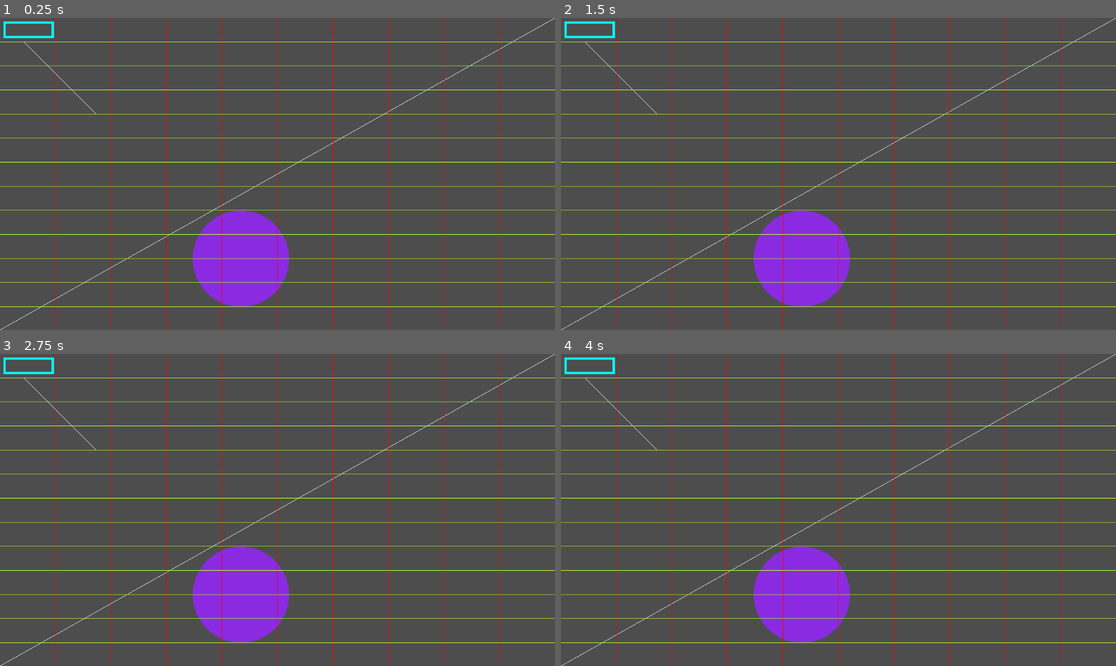
Above: before the commit, frames 1-4 (two rows, left to right).
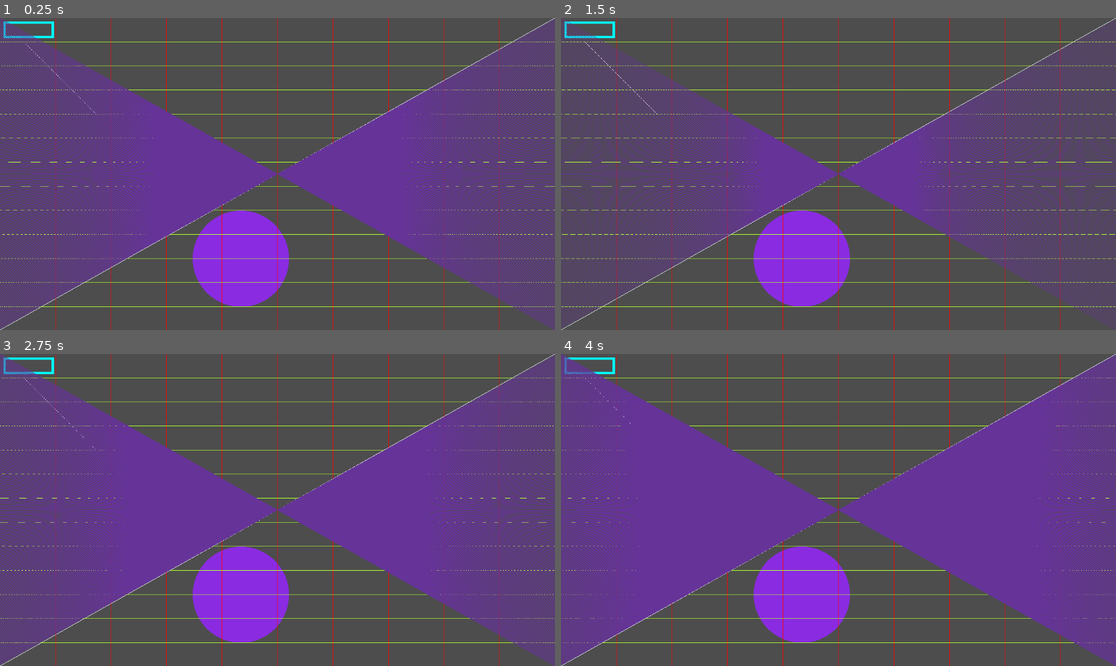
Above: after the commit, the same moments.

Repository: JunH0128/2025
Game: Godot game, scene res://Loops.tscn
Two runs of this game, one before a commit and one after it. Both use one fixed random seed, a clock stepped at 60 frames per second and the inputs below.
Inputs (mouse positions are in pixels of both pictures, inside the frame that each line leads up to):
- Up to frame 1 (0.25 s): no input
- Up to frame 2 (1.5 s): tap Enter at 0.5 s; move the mouse to (960, 158) at 0.52 s; tap Space at 1.25 s; move the mouse to (727, 189) at 1.27 s
- Up to frame 3 (2.75 s): tap Enter at 2 s; move the mouse to (333, 441) at 2.02 s
- Up to frame 4 (4 s): tap Space at 2.75 s; move the mouse to (810, 572) at 2.77 s; tap Enter at 3.5 s; move the mouse to (1005, 556) at 3.52 s

The runs differ from the first frame. In frame 1, 42% of the frame differs, in the area x 0-100%, y 0-100%; in frame 2, 30%; in frame 3, 45%; in frame 4, 49%.

Commit message:
added line in gap with mouse position

Diff:
--- a/loops/loops.gd
+++ b/loops/loops.gd
@@ -44,7 +44,15 @@
 	for i in range(num_h_lines):
 		draw_line(Vector2(border, border + gap * i), Vector2(v.size.x - border, border + gap * i), Color.GREEN_YELLOW)
 
+	var m = get_global_mouse_position()
+	print(m)
 
+	var num_c_lines = m.x / 2
+
+	gap = v.size.y / num_c_lines
+
+	for i in range(num_c_lines):
+		draw_line(Vector2(0, i * gap), Vector2(v.size.x, v.size.y - (i* gap)), Color.REBECCA_PURPLE)
 
 
 	pass
